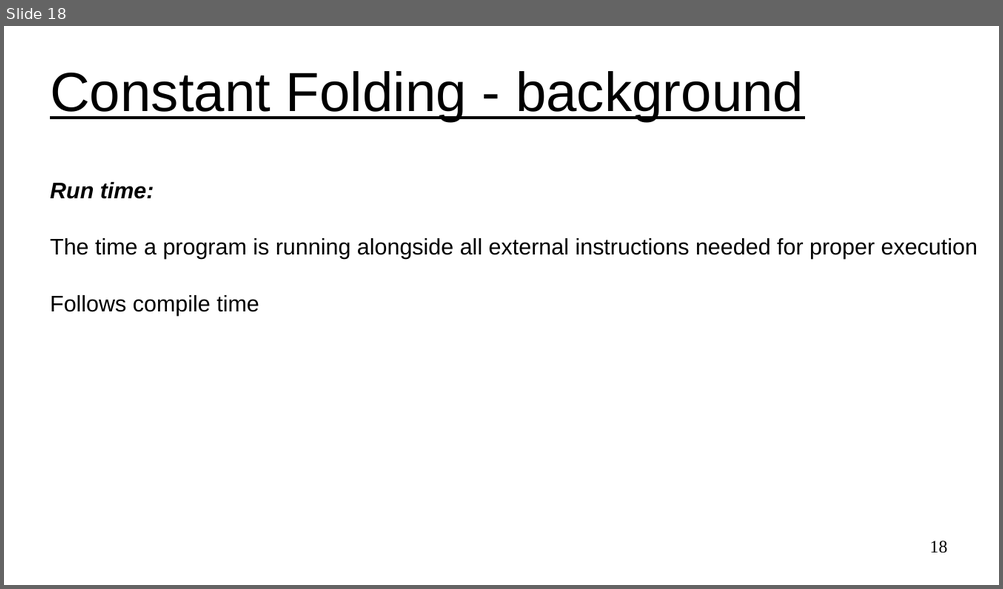
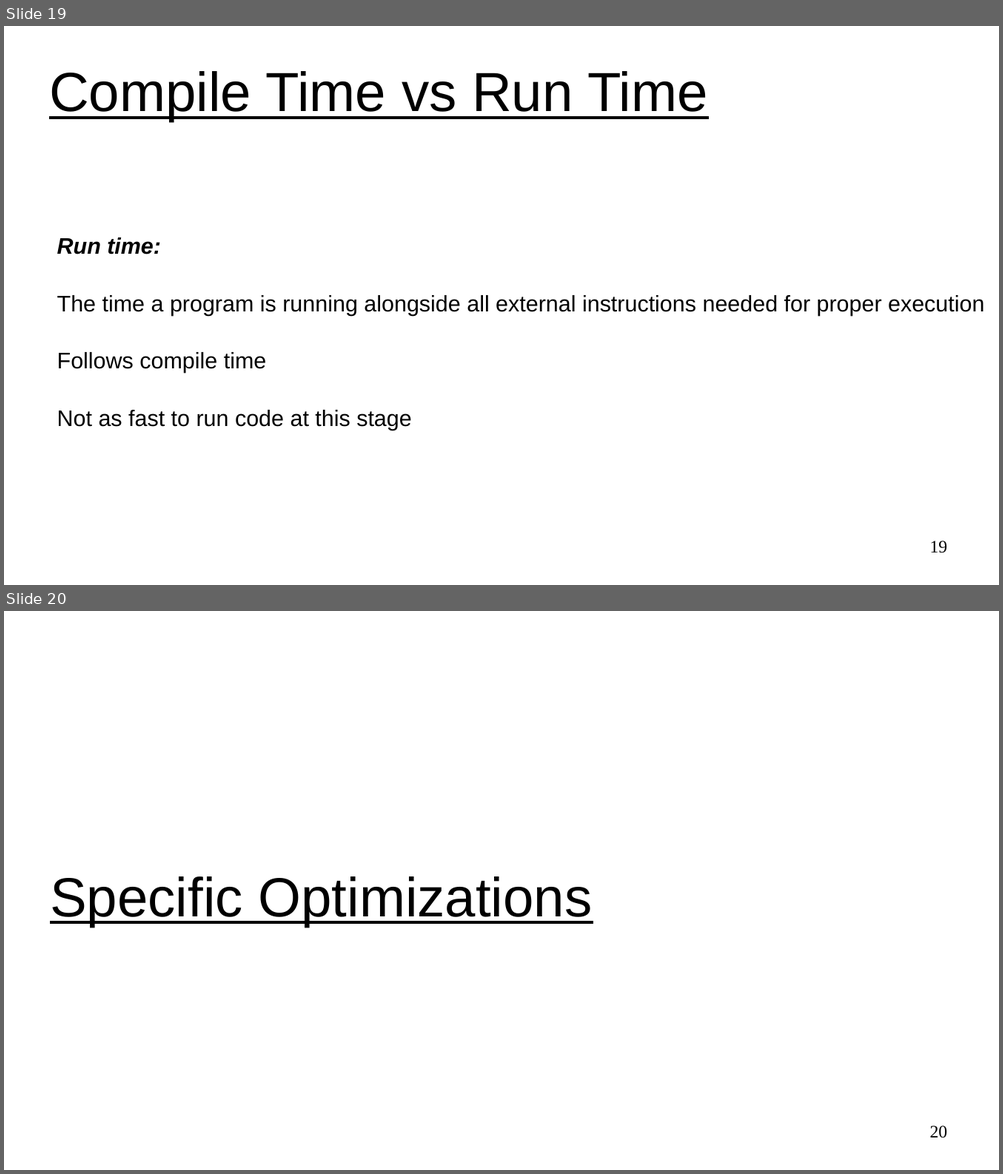
Before and after one commit to UVADS/distributed_computing, a slide deck: 03_dataframes_and_spark_sql/content_catalyst_optimizer/catalyst_optimizer_for_spark_sql.ppt. Shown one above the other, each under a label of ours: slide 18 before the commit, slides 19 and 20 after it. The pictures are 1003x589 and 1003x1174 pixels, drawn with LibreOffice and Linux fonts; fonts in the diff are those of the drawing. Boxes give left, top, right and bottom in pixels: in the first picture for what was removed or moved away, otherwise in the second. Text is boxed around its words. In the diff, an @@ line names an element or a change of style, - is before the commit and + after.

```diff
--- a/03_dataframes_and_spark_sql/content_catalyst_optimizer/catalyst_optimizer_for_spark_sql.ppt
+++ b/03_dataframes_and_spark_sql/content_catalyst_optimizer/catalyst_optimizer_for_spark_sql.ppt
@@ slide 20 added at [4, 611, 999, 1170], background #FFFFFF @@
@@ title added at [50, 877, 592, 927], 44 pt, text #000000, underline @@
+Specific Optimizations
@@ page number added at [930, 1126, 948, 1139], 14 pt, text #000000 @@
+20
@@ what was slide 18 is now slide 19 @@
@@ slide 19 changed as well @@
@@ text at [49, 71, 708, 121]: text changed @@
-Constant Folding - background
+Compile Time vs Run Time
@@ subtitle "Run time:": place and size @@
-subtitle "Run time:" at [50, 182, 977, 316]
+subtitle "Run time:" at [57, 238, 984, 431]
@@ subtitle at [57, 410, 412, 431]: paragraph added @@
+Not as fast to run code at this stage
@@ page number at [930, 541, 948, 554]: text changed @@
-18
+19
```
Also in this commit, not shown: 6 other slides changed, 7 other slides added, 3 slides removed.
